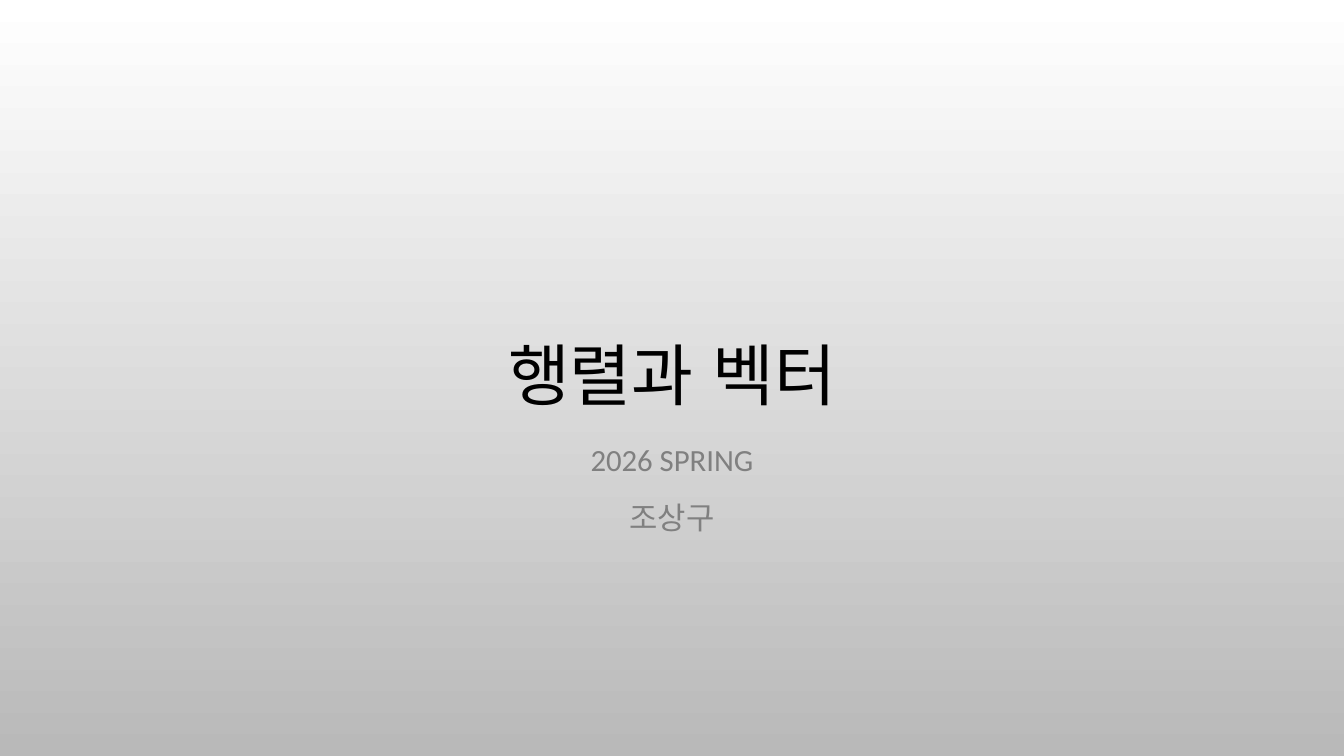
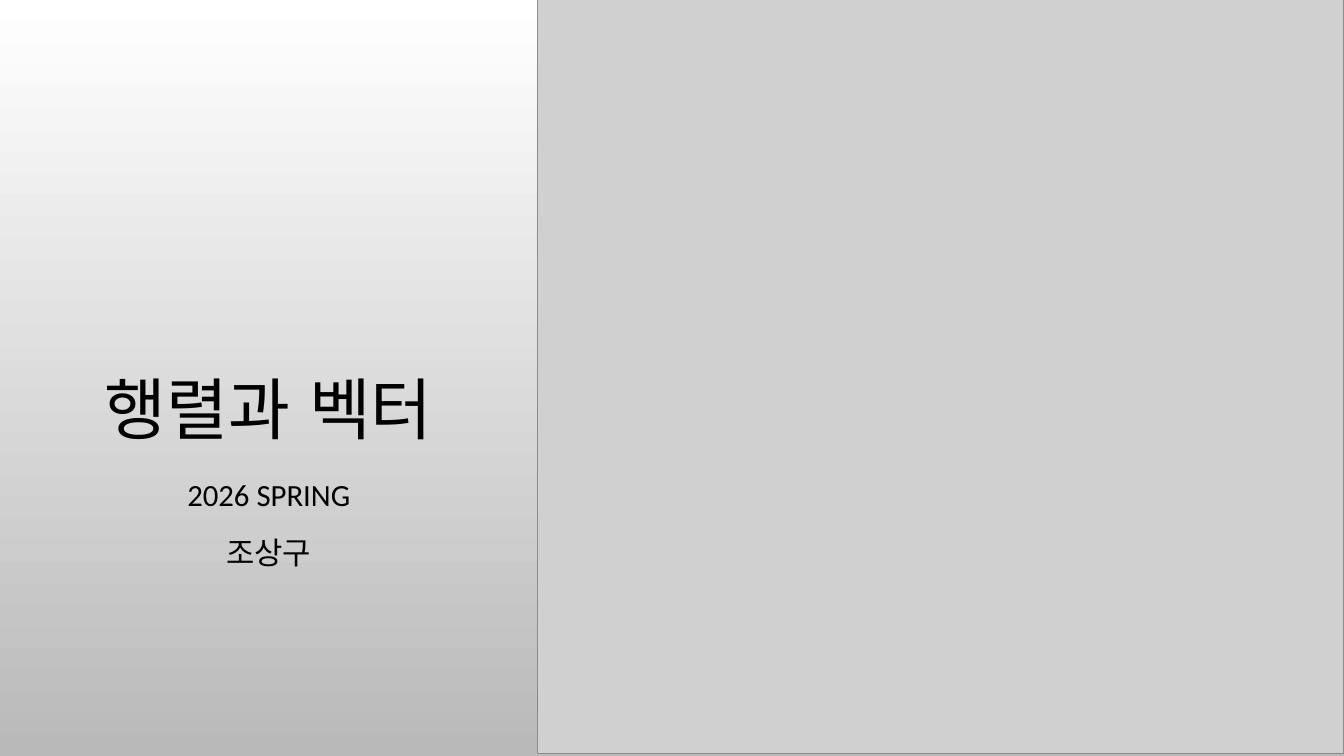
Before and after one commit to ancestor9/mathematics-for-machine-learning, a slide deck: slide 1 of 6_Matrix_vectors.pptx. Drawn at 1344x756 pixels with LibreOffice and Linux fonts; fonts in the diff are those of the drawing; grey boxes stand for pictures; background and template pictures are left out. Boxes give left, top, right and bottom in pixels: in the first picture for what was removed or moved away, otherwise in the second. Text is boxed around its words. In the diff, an @@ line names an element or a change of style, - is before the commit and + after.

```diff
--- a/6_Matrix_vectors.pptx
+++ b/6_Matrix_vectors.pptx
@@ picture added at [537, 0, 1344, 753] @@
@@ title "행렬과 벡터": place and size @@
-title "행렬과 벡터" at [508, 344, 836, 406]
+title "행렬과 벡터" at [105, 378, 433, 440]
@@ subtitle "2026 SPRING": place and size @@
-subtitle "2026 SPRING" at [591, 450, 754, 531]
+subtitle "2026 SPRING" at [187, 485, 351, 567]
@@ subtitle "2026 SPRING" at [187, 485, 351, 567]: text colour #808080 to #000000 @@
```
Also in this commit, not shown: 3 other slides changed, 1 slide removed.
